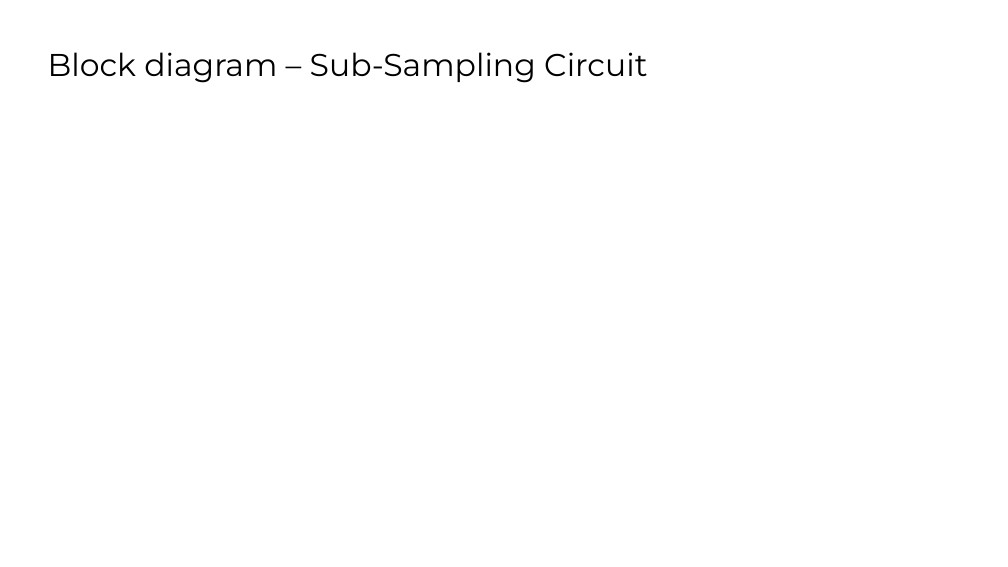
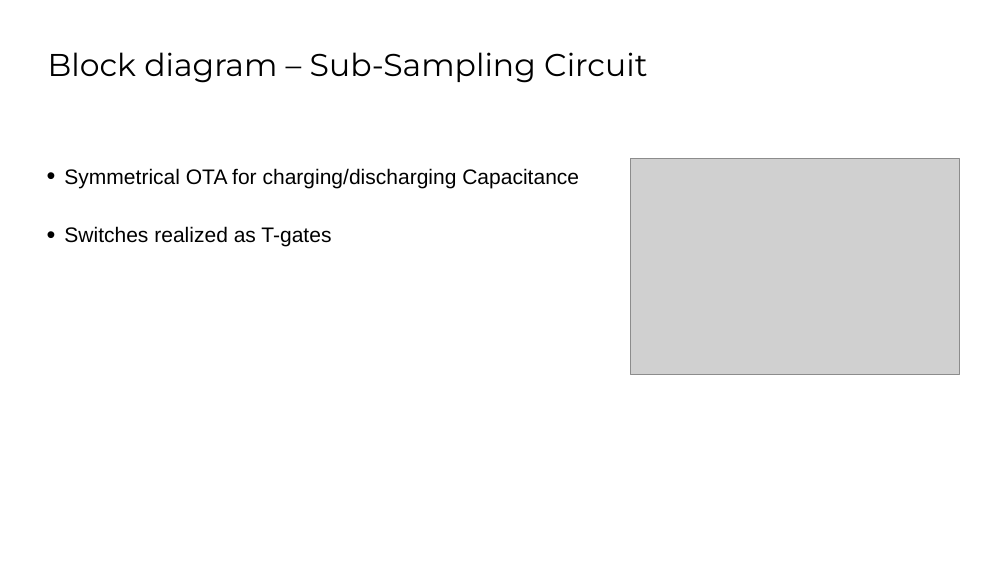
Before and after one commit to iic-jku/SKY130_PLL1, a slide deck: slide 8 of PICO Contest/Design_Review.pptx. Drawn at 1008x567 pixels with LibreOffice and Linux fonts; fonts in the diff are those of the drawing; grey boxes stand for pictures; background and template pictures are left out. Boxes give left, top, right and bottom in pixels: in the first picture for what was removed or moved away, otherwise in the second. Text is boxed around its words. In the diff, an @@ line names an element or a change of style, - is before the commit and + after.

```diff
--- a/PICO Contest/Design_Review.pptx
+++ b/PICO Contest/Design_Review.pptx
@@ text added at bbox=[64, 168, 579, 247], 20 pt, text #000000 @@
+• Symmetrical OTA for charging/discharging Capacitance
+• Switches realized as T-gates
@@ picture added at bbox=[631, 159, 960, 374] @@
```
Also in this commit, not shown: 8 other slides changed.
